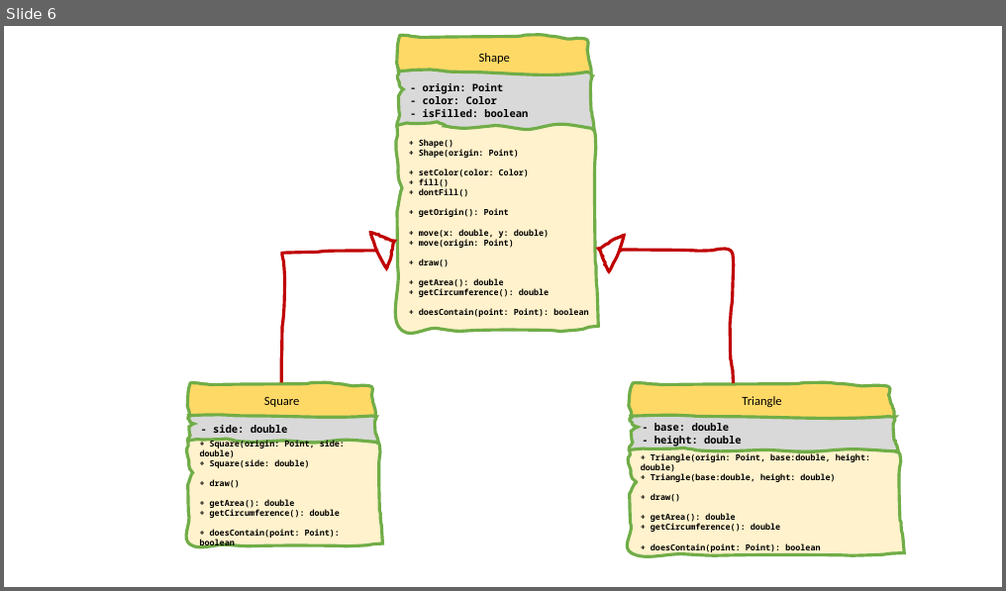
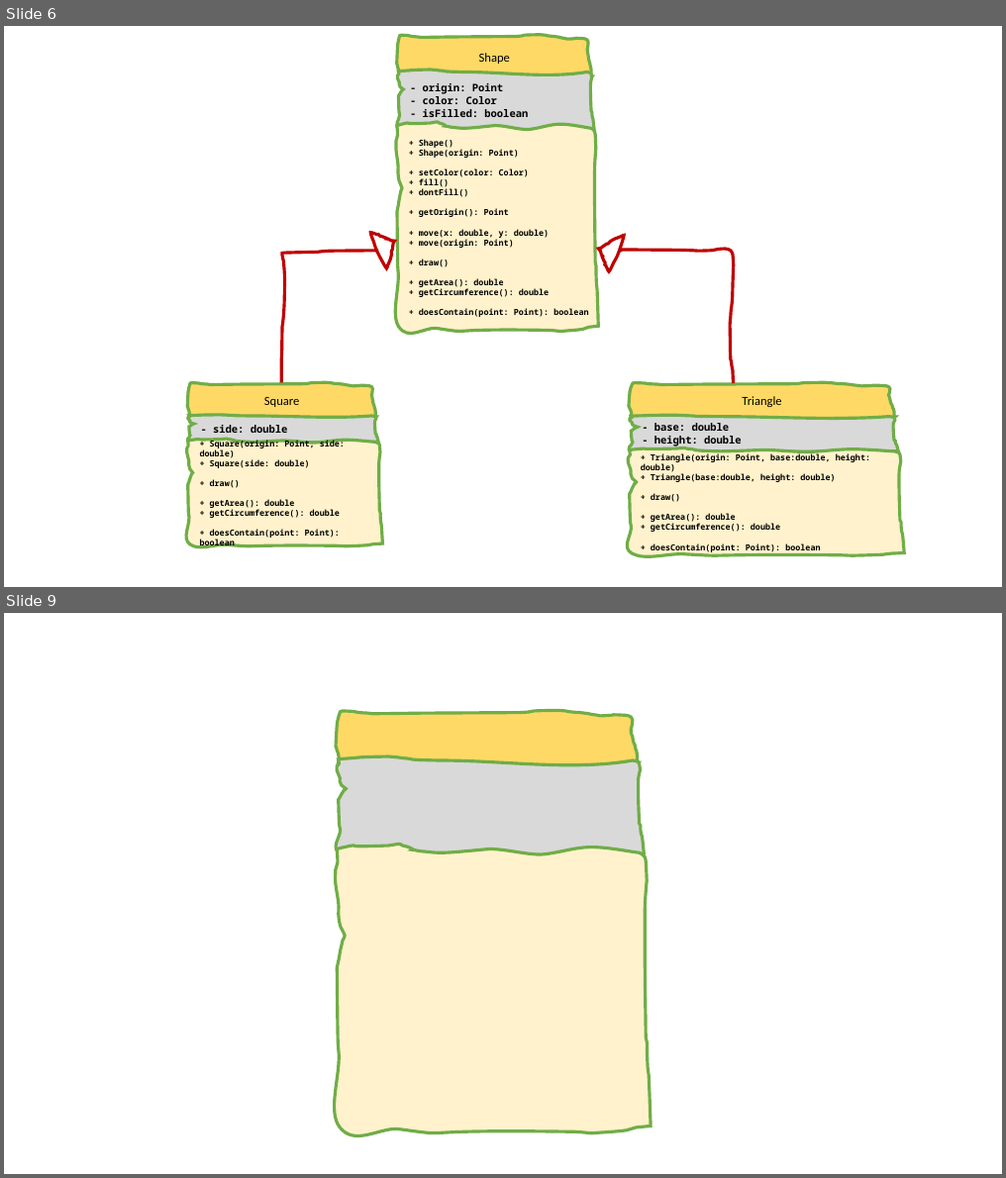
Before and after one commit to BioBoost/object-oriented-programming-using-java, a slide deck: assets/gitbook_images.pptx. Shown one above the other, each under a label of ours: slide 6 before the commit, slides 6 and 9 after it; the slides between them are not shown. The pictures are 1006x591 and 1006x1178 pixels, drawn with LibreOffice and Linux fonts; fonts in the diff are those of the drawing. Boxes give left, top, right and bottom in pixels: in the first picture for what was removed or moved away, otherwise in the second. Text is boxed around its words. In the diff, an @@ line names an element or a change of style, - is before the commit and + after.

```diff
--- a/assets/gitbook_images.pptx
+++ b/assets/gitbook_images.pptx
@@ slide 9 added at [4, 613, 1002, 1174], background #FFFFFF @@
@@ freeform shape added at [336, 710, 639, 765], fill #FFD966, outline #70AD47 3 pt @@
@@ freeform shape added at [336, 757, 645, 858], fill #D9D9D9, outline #70AD47 3 pt @@
@@ freeform shape added at [334, 845, 650, 1137], fill #FFF2CC, outline #70AD47 3 pt @@
```
Also in this commit, not shown: 6 other slides added, 5 other files.
